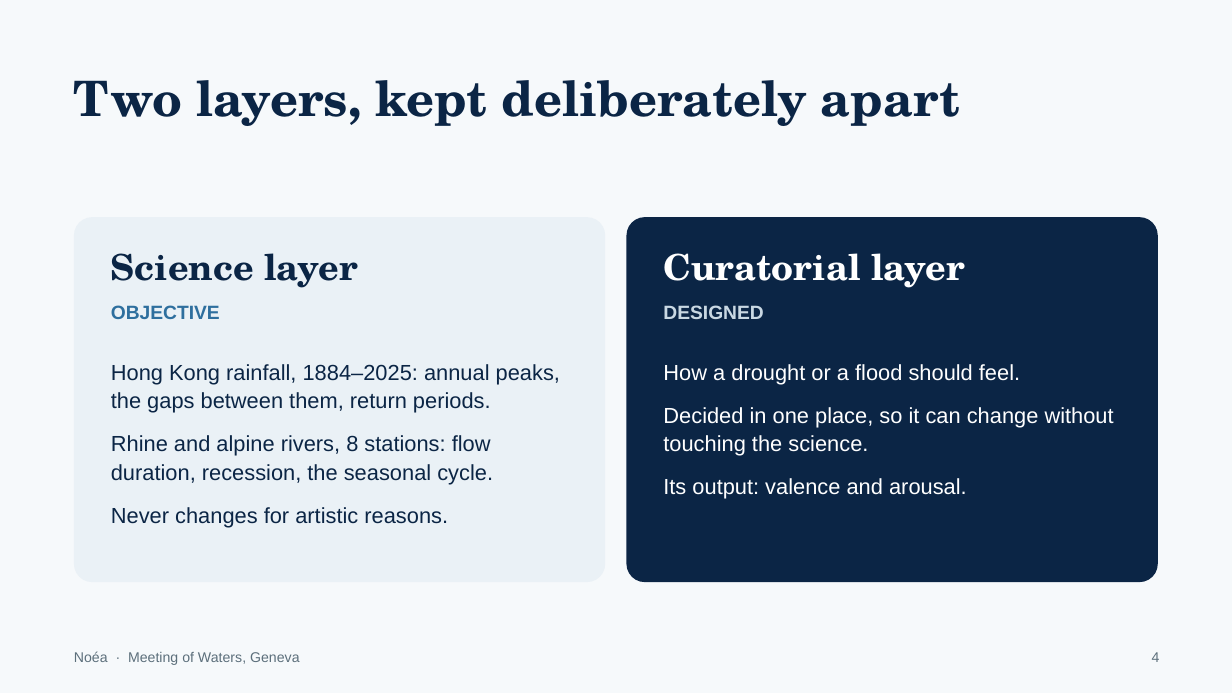
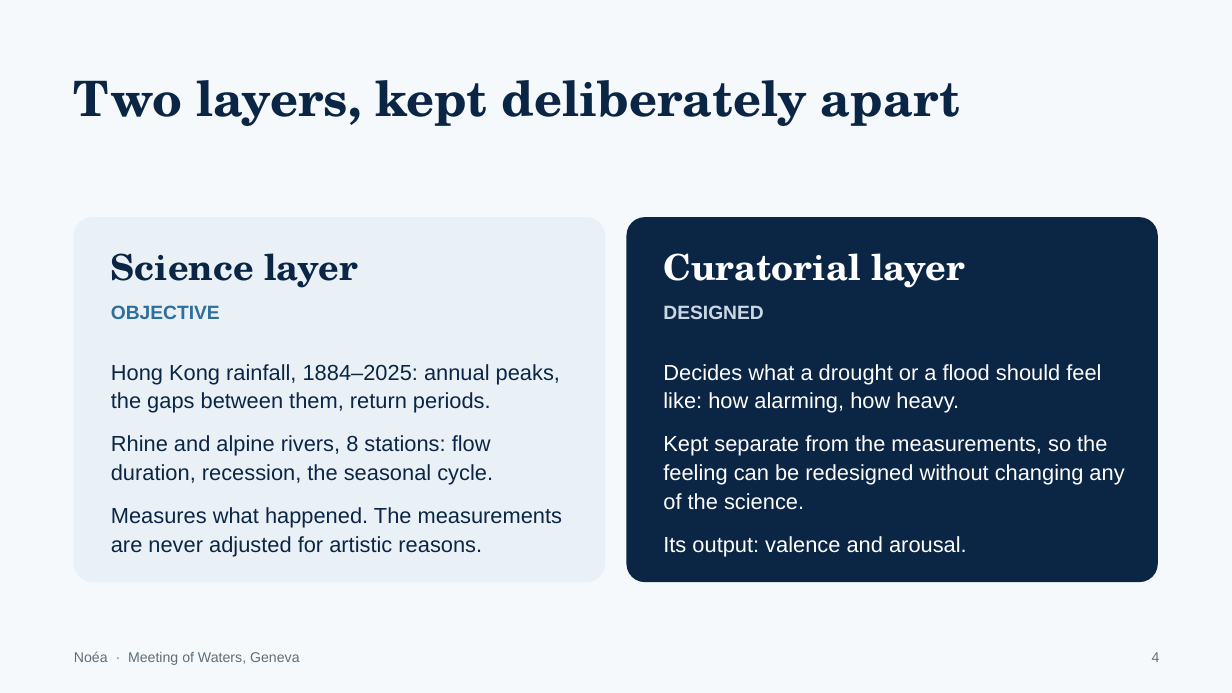
Before and after one commit to qintheory/noea, a slide deck: slide 4 of docs/noea-introduction.pptx. Drawn at 1232x693 pixels with LibreOffice and Linux fonts; fonts in the diff are those of the drawing. Boxes give left, top, right and bottom in pixels: in the first picture for what was removed or moved away, otherwise in the second. Text is boxed around its words. In the diff, an @@ line names an element or a change of style, - is before the commit and + after.

```diff
--- a/docs/noea-introduction.pptx
+++ b/docs/noea-introduction.pptx
@@ text at bbox=[663, 364, 1124, 510]: text changed @@
-How a drought or a flood should feel.
-Decided in one place, so it can change without touching the science.
+Decides what a drought or a flood should feel like: how alarming, how heavy.
+Kept separate from the measurements, so the feeling can be redesigned without changing any of the science.
@@ text at bbox=[111, 507, 562, 557]: text changed @@
-Never changes for artistic reasons.
+Measures what happened. The measurements are never adjusted for artistic reasons.
```
Also in this commit, not shown: 2 other files.
